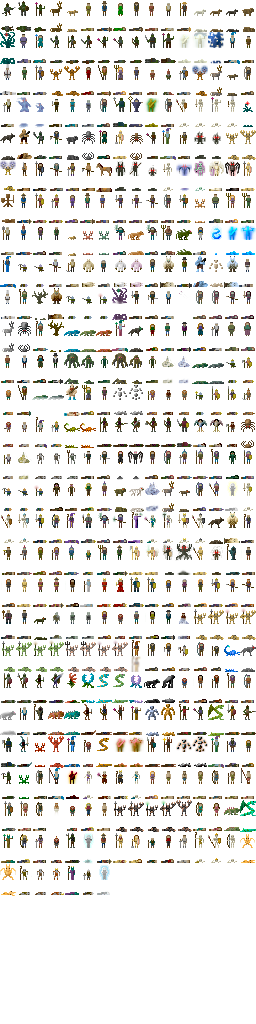
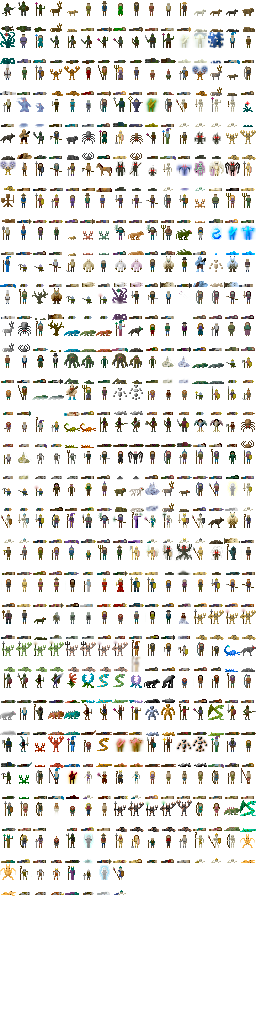
Layer changes from the first 256x1024 image to the second:
painted on "Background" over [113, 866, 126, 895]
